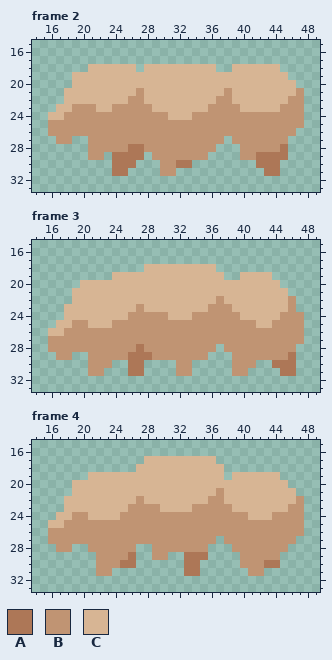
One commit to this pixel-art file: Assets/Sprites/Enemies/Tardigrade/tardigrade_running.aseprite. Above, as it was before the edit.
64x48 pixels, 4 frames. Shown: frame 2: x 14..49, y 15..33; frame 3: x 14..49, y 15..33; frame 4: x 14..49, y 15..33. The commit also changed other frames, which this record leaves out.
Palette (. is transparent): A #ad7757  B #c09473  C #d7b594
After:
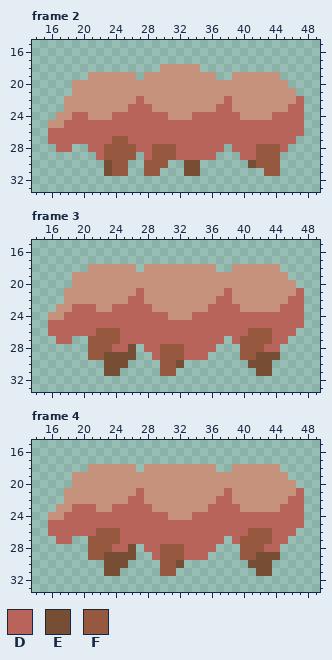
Colours new in this view: D #b9645b  E #774e33  F #975840
Changes in this commit:
@@ palette @@
-C #d7b594
+C #c6927b
--- frame 2, layers "front feet", "body", "back feet"
@@ x 14..49 @@
 17 ....................................
-18 .......CCCCCC.CCCCCCCCC..CCCCCC.....
-19 .....CCCCCCCCCCCCCCCCCCCCCCCCCCC....
-20 .....CCCCCCCCCCCCCCCCCCCCCCCCCCCC...
-21 ....CCCCCCCCCBCCCCCCCCCCBCCCCCCCCB..
-22 ....CCCCCCCCBBCCCCCCCCCBBCCCCCCCBB..
-23 ...CCBBBCCBBBBBCCCCCCCBBBBCCCCCBBB..
-24 ..CCBBBBBBBBBBBBBCCCBBBBBBBBBBBBBB..
-25 ..BBBBBBBBBBBBBBBBBBBBBBBBBBBBBBBB..
-26 ..BBBBBBBBBBBBBBBBBBBBBBBBBBBBBBB...
-27 ...BB..BBBBBBBBBBBBBBBBB.BBBBBBB....
-28 .......BBBBBAABBBBBBBBB...BBBBBA....
-29 .......BB.AAAA.BBBBBBB....BBAAAA....
-30 ..........AAA...BBAA........AAA.....
-31 ..........AA....BB...........AA.....
+18 ................CCCCC...............
+19 .......CCCCCC.CCCCCCCCC..CCCCCC.....
+20 .....CCCCCCCCCCCCCCCCCCCCCCCCCCC....
+21 .....CCCCCCCCCCCCCCCCCCCCCCCCCCCC...
+22 ....CCCCCCCCCDCCCCCCCCCCDCCCCCCCCD..
+23 ....CCCCCCCCDDDCCCCCCCCDDCCCCCCCDD..
+24 ...CCDDCCCDDDDDDDCCCDDDDDDCCCCDDDD..
+25 ..CCDDDDDDDDDDDDDDDDDDDDDDDDDDDDDD..
+26 ..DDDDDDDDDDDDDDDDDDDDDDDDDDDDDDDD..
+27 ..DDDDDDDDFFDDDDDDDDDDDDDDDDDDDDD...
+28 ...DD..DDFFFFDDFFFDDDDDD.DDDFFFD....
+29 ........DFFFF.DFFFDDDDD...DDFFF.....
+30 .........EFF..FFF..EE......EFFF.....
+31 .........EFF..FF...EE........FF.....
 32 ....................................
--- frame 3, layers "front feet", "body", "back feet"
@@ x 14..49 @@
 17 ....................................
-18 ..............CCCCCCCCC.............
-19 ..........CCCCCCCCCCCCCC..CCCC......
-20 ......CCCCCCCCCCCCCCCCCCCCCCCCC.....
-21 .....CCCCCCCCCCCCCCCCCCCCCCCCCCC....
-22 .....CCCCCCCCCCCCCCCCCCBCCCCCCCCB...
-23 ....CCCCCCCCCBCCCCCCCCBBBCCCCCCCB...
-24 ....CCCCCCCCBBBBBCCCBBBBBBCCCCCBBB..
-25 ...CCBBCCCBBBBBBBBBBBBBBBBBBCCBBBB..
-26 ..CCBBBBBBBBBBBBBBBBBBBBBBBBBBBBBB..
-27 ..BBBBBBBBBBBBBBBBBBBBBBBBBBBBBBBB..
-28 ..BBBBBBBBBBBABBBBBBBBB.BBBBBBBBB...
-29 ...BB..BBBBBAAABBBBBBB...BBBBBBBA...
-30 .......BBB..AA....BB.....BBB..AAA...
-31 .......BB...AA....BB.....BB....AA...
+18 .......CCCCCC.CCCCCCCCC..CCCCCC.....
+19 .....CCCCCCCCCCCCCCCCCCCCCCCCCCC....
+20 .....CCCCCCCCCCCCCCCCCCCCCCCCCCCC...
+21 ....CCCCCCCCCDCCCCCCCCCCDCCCCCCCCD..
+22 ....CCCCCCCCDDCCCCCCCCCDDCCCCCCCDD..
+23 ...CCDDDCCDDDDDCCCCCCCDDDDCCCCCDDD..
+24 ..CCDDDDDDDDDDDDDCCCDDDDDDDDDDDDDD..
+25 ..DDDDDDDDDDDDDDDDDDDDDDDDDDDDDDDD..
+26 ..DDDDDDFFFDDDDDDDDDDDDDDDDFFFDDD...
+27 ...DD..FFFFDDDDDDDDDDDDD.DFFFFDD....
+28 .......FFFDDE.DDFFFDDDD...FFFDD.....
+29 .......FFEEEE..DFFFDDD....FFEEE.....
+30 .........EEE....FFE........EEE......
+31 .........EE.....FF..........EE......
 32 ....................................
--- frame 4, layers "front feet", "body", "back feet"
@@ x 14..49 @@
 16 ....................................
-17 ..............CCCCCCCCC.............
-18 .............CCCCCCCCCCC............
-19 .......CCCCCCCCCCCCCCCCC.CCCCCC.....
-20 .....CCCCCCCCCCCCCCCCCCCCCCCCCCC....
-21 .....CCCCCCCCCCCCCCCCCCBCCCCCCCCC...
-22 ....CCCCCCCCCBCCCCCCCCBBCCCCCCCCCB..
-23 ....CCCCCCCCBBBBCCCCBBBBBCCCCCCCBB..
-24 ...CCBBCCCCBBBBBBBBBBBBBBBBCCCBBBB..
-25 ..CCBBBBBBBBBBBBBBBBBBBBBBBBBBBBBB..
-26 ..BBBBBBBBBBBBBBBBBBBBBBBBBBBBBBBB..
-27 ..BBBBBBBBBBBBBBBBBBBBB.BBBBBBBBB...
-28 ...BB..BBBBBB..BBBBBBB...BBBBBBB....
-29 ........BBBBA..BB..AAA....BBBBB.....
-30 ........BBBAA......AA.....BBBAA.....
-31 ........BB.........AA......BB.......
+17 ....................................
+18 .......CCCCCC.CCCCCCCCC..CCCCCC.....
+19 .....CCCCCCCCCCCCCCCCCCCCCCCCCCC....
+20 .....CCCCCCCCCCCCCCCCCCCCCCCCCCCC...
+21 ....CCCCCCCCCDCCCCCCCCCCDCCCCCCCCD..
+22 ....CCCCCCCCDDCCCCCCCCCDDCCCCCCCDD..
+23 ...CCDDDCCDDDDDCCCCCCCDDDDCCCCCDDD..
+24 ..CCDDDDDDDDDDDDDCCCDDDDDDDDDDDDDD..
+25 ..DDDDDDDDDDDDDDDDDDDDDDDDDDDDDDDD..
+26 ..DDDDDDFFFDDDDDDDDDDDDDDDDFFFDDD...
+27 ...DD..FFFFDDDDDDDDDDDDD.DFFFFDD....
+28 .......FFFDDE.DDFFFDDDD...FFFDD.....
+29 .......FFEEEE..DFFFDDD....FFEEE.....
+30 .........EEE....FFE........EEE......
+31 .........EE.....FF..........EE......
 32 ....................................
Changed places in both pictures, as pixel boxes (x1, y1, x2, y2):
changed: (48, 64, 304, 176)
changed: (48, 264, 304, 376)
changed: (48, 456, 304, 576)
